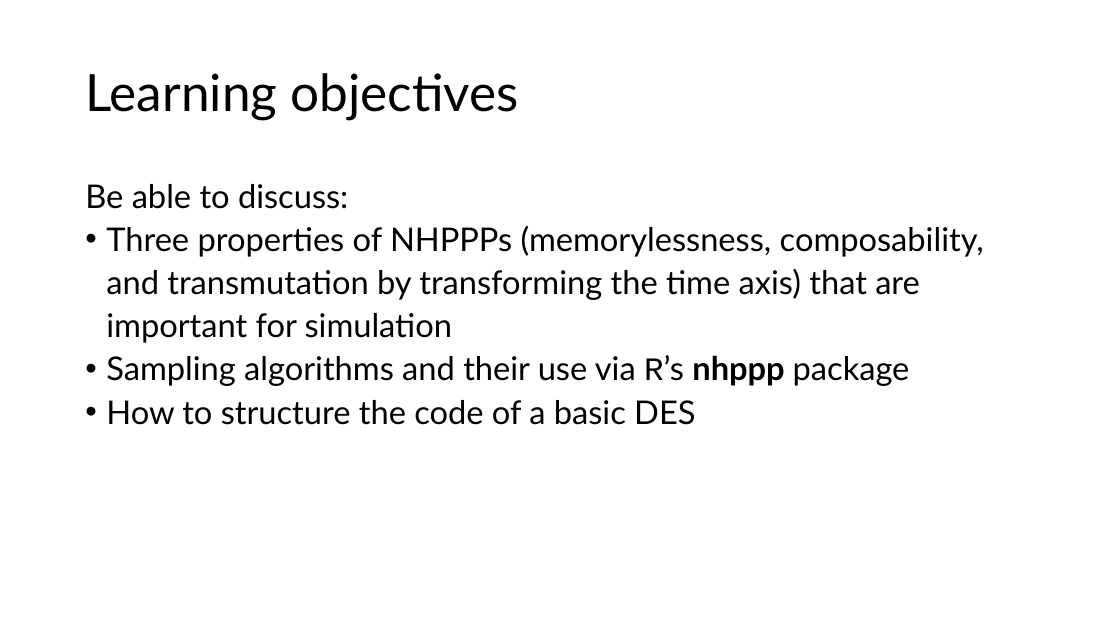
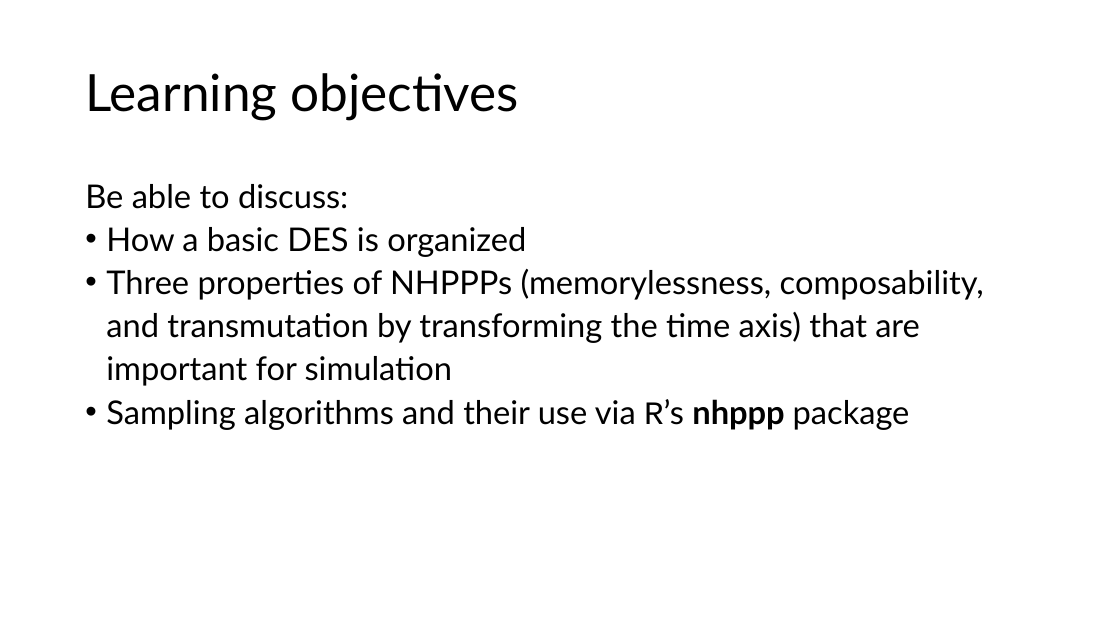
Before and after one commit to ttrikalin/des-R-course, a slide deck: slide 6 of master_files/materials/00_agenda.pptx. Drawn at 1120x630 pixels with LibreOffice and Linux fonts; fonts in the diff are those of the drawing. Boxes give left, top, right and bottom in pixels: in the first picture for what was removed or moved away, otherwise in the second. Text is boxed around its words. In the diff, an @@ line names an element or a change of style, - is before the commit and + after.

```diff
--- a/master_files/materials/00_agenda.pptx
+++ b/master_files/materials/00_agenda.pptx
@@ text at box(106, 227, 526, 257): paragraph added @@
+• How a basic DES is organized
@@ text at box(106, 400, 695, 425): paragraph removed @@
-• How to structure the code of a basic DES
```
Also in this commit, not shown: 2 other slides changed, 6 other files.
